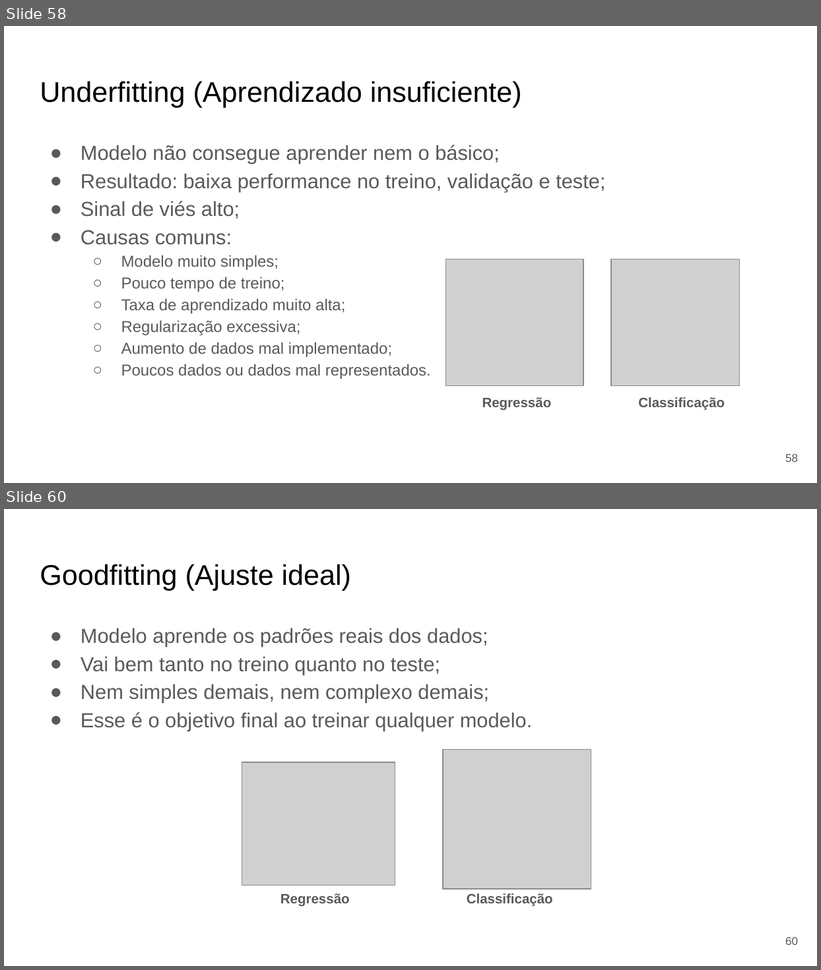
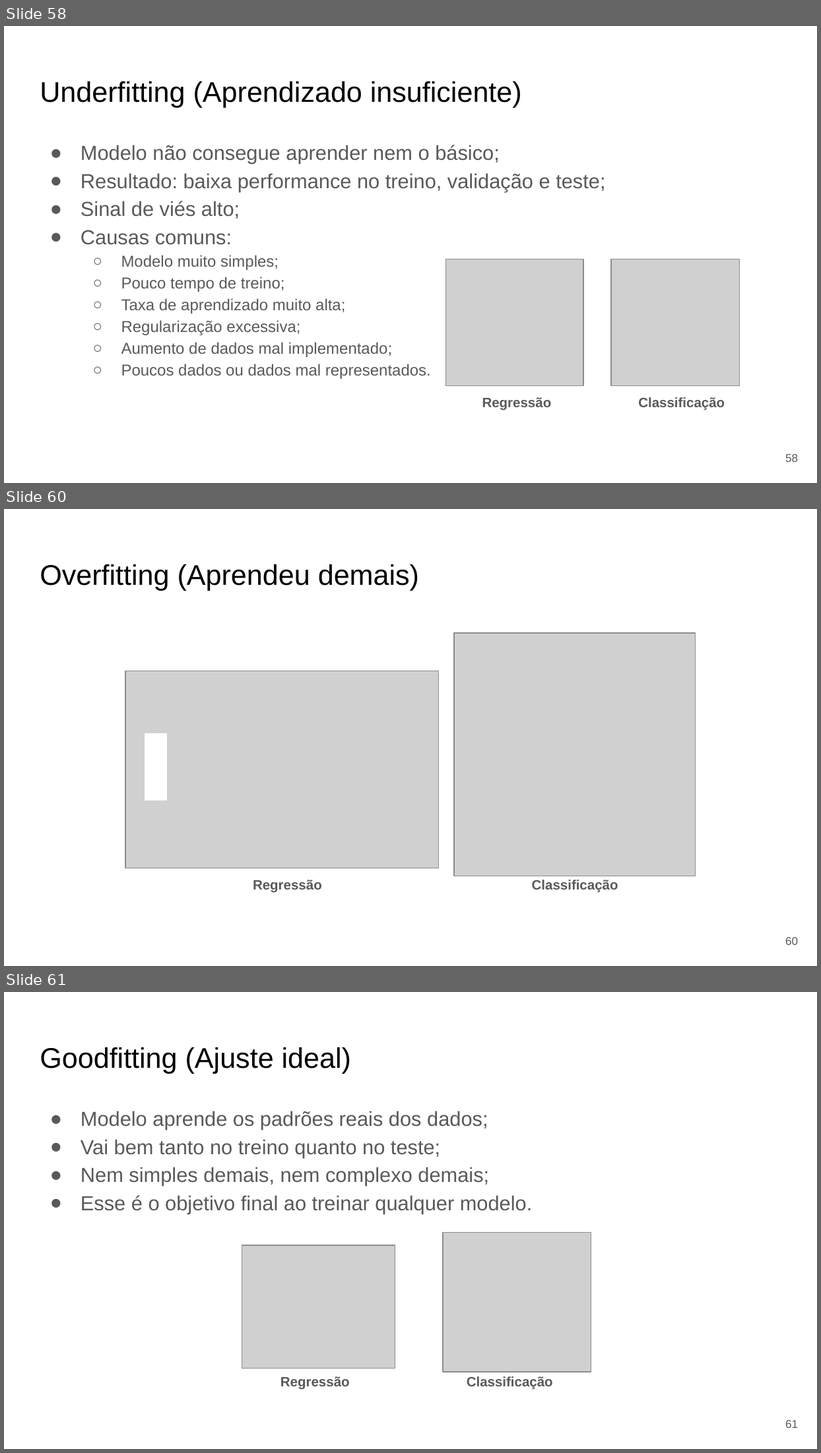
Before and after one commit to Redes-Neurais-2025-1/G5_DescidasGradiente_Fitting_Regularizacao, a slide deck: documentos/apresentacao.pptx. Shown one above the other, each under a label of ours: slides 58 and 60 before the commit, slides 58, 60 and 61 after it; the slides between them are not shown. The pictures are 821x970 and 821x1453 pixels, drawn with LibreOffice and Linux fonts; fonts in the diff are those of the drawing; grey boxes stand for pictures. Boxes give left, top, right and bottom in pixels: in the first picture for what was removed or moved away, otherwise in the second. Text is boxed around its words. In the diff, an @@ line names an element or a change of style, - is before the commit and + after.

```diff
--- a/documentos/apresentacao.pptx
+++ b/documentos/apresentacao.pptx
@@ slide 60 added at (x1=4, y1=509, x2=817, y2=966), background #FFFFFF @@
@@ title added at (x1=40, y1=564, x2=419, y2=590), 25.2 pt, text #000000 @@
+Overfitting (Aprendeu demais)
@@ picture added at (x1=455, y1=633, x2=696, y2=877) @@
@@ picture added at (x1=125, y1=671, x2=438, y2=869) @@
@@ rectangle added at (x1=145, y1=734, x2=168, y2=800), fill #FFFFFF, outline #FFFFFF 0.75 pt @@
@@ text added at (x1=253, y1=880, x2=322, y2=893), 12 pt, text #595959, bold @@
+Regressão
@@ text added at (x1=532, y1=880, x2=618, y2=892), 12 pt, text #595959, bold @@
+Classificação
@@ page number added at (x1=785, y1=937, x2=798, y2=945), 10 pt, text #595959 @@
+60
@@ what was slide 60 is now slide 61 @@
@@ page number at (x1=785, y1=1420, x2=798, y2=1428): text changed @@
-60
+61
```
Also in this commit, not shown: 4 slides changed, 1 other file.
